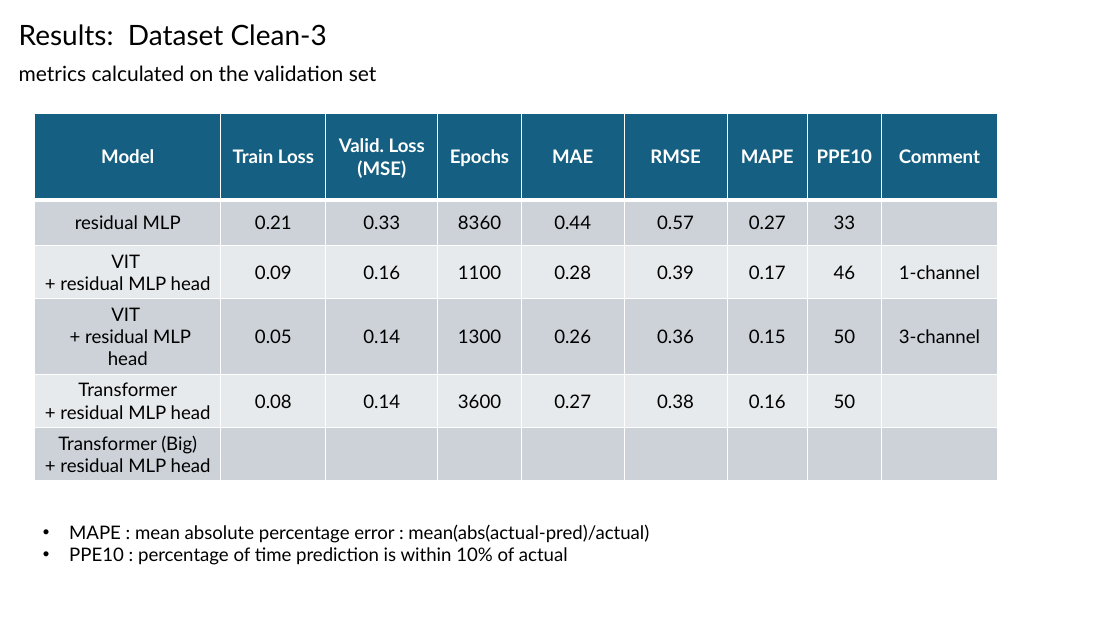
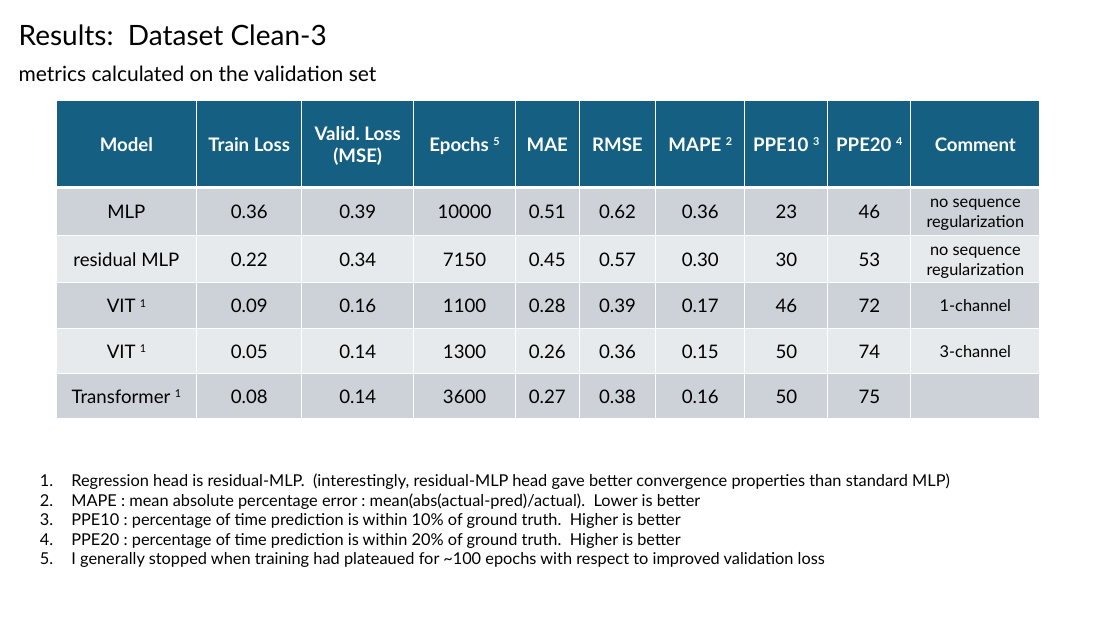
Before and after one commit to planaria158/BERT-antibody-antigen-binding-energy, a slide deck: slide 14 of Homework-aAlphaBio.pptx. Drawn at 1120x630 pixels with LibreOffice and Linux fonts; fonts in the diff are those of the drawing. Boxes give left, top, right and bottom in pixels: in the first picture for what was removed or moved away, otherwise in the second. Text is boxed around its words. In the diff, an @@ line names an element or a change of style, - is before the commit and + after.

Commit message:
slide deck

```diff
--- a/Homework-aAlphaBio.pptx
+++ b/Homework-aAlphaBio.pptx
@@ table at (56,101,1040,421) @@
-column 1: Model | residual MLP | VIT / + residual MLP head | VIT / + residual MLP head | Transformer / + residual MLP head | Transformer (Big) / + residual MLP head
-column 2: Train Loss | 0.21 | 0.09 | 0.05 | 0.08 | 
-column 3: Valid. Loss / (MSE) | 0.33 | 0.16 | 0.14 | 0.14 | 
-column 4: Epochs | 8360 | 1100 | 1300 | 3600 | 
-column 5: MAE | 0.44 | 0.28 | 0.26 | 0.27 | 
-column 6: RMSE | 0.57 | 0.39 | 0.36 | 0.38 | 
-column 7: MAPE | 0.27 | 0.17 | 0.15 | 0.16 | 
-column 8: PPE10 | 33 | 46 | 50 | 50 | 
-column 9: Comment |  | 1-channel | 3-channel |  | 
+column 1: Model | MLP | residual MLP | VIT 1 | VIT 1 | Transformer 1
+column 2: Train Loss | 0.36 | 0.22 | 0.09 | 0.05 | 0.08
+column 3: Valid. Loss / (MSE) | 0.39 | 0.34 | 0.16 | 0.14 | 0.14
+column 4: Epochs 5 | 10000 | 7150 | 1100 | 1300 | 3600
+column 5: MAE | 0.51 | 0.45 | 0.28 | 0.26 | 0.27
+column 6: RMSE | 0.62 | 0.57 | 0.39 | 0.36 | 0.38
+column 7: MAPE 2 | 0.36 | 0.30 | 0.17 | 0.15 | 0.16
+column 8: PPE10 3 | 23 | 30 | 46 | 50 | 50
+column 9: PPE20 4 | 46 | 53 | 72 | 74 | 75
+column 10: Comment | no sequence regularization | no sequence regularization | 1-channel | 3-channel | 
@@ table: place and size @@
-table at (34,113,999,476)
+table at (56,101,1040,421)
@@ text added at (71,473,950,567), 14 pt, text #000000 @@
+1. Regression head is residual-MLP. (interestingly, residual-MLP head gave better convergence properties than standard MLP)
+2. MAPE : mean absolute percentage error : mean(abs(actual-pred)/actual). Lower is better
+3. PPE10 : percentage of time prediction is within 10% of ground truth. Higher is better
+4. PPE20 : percentage of time prediction is within 20% of ground truth. Higher is better
+5. I generally stopped when training had plateaued for ~100 epochs with respect to improved validation loss
@@ text removed at (69,524,649,565) @@
-• MAPE : mean absolute percentage error : mean(abs(actual-pred)/actual)
-• PPE10 : percentage of time prediction is within 10% of actual
```
Also in this commit, not shown: 1 other slide changed, 3 slides added, 1 slide removed.
